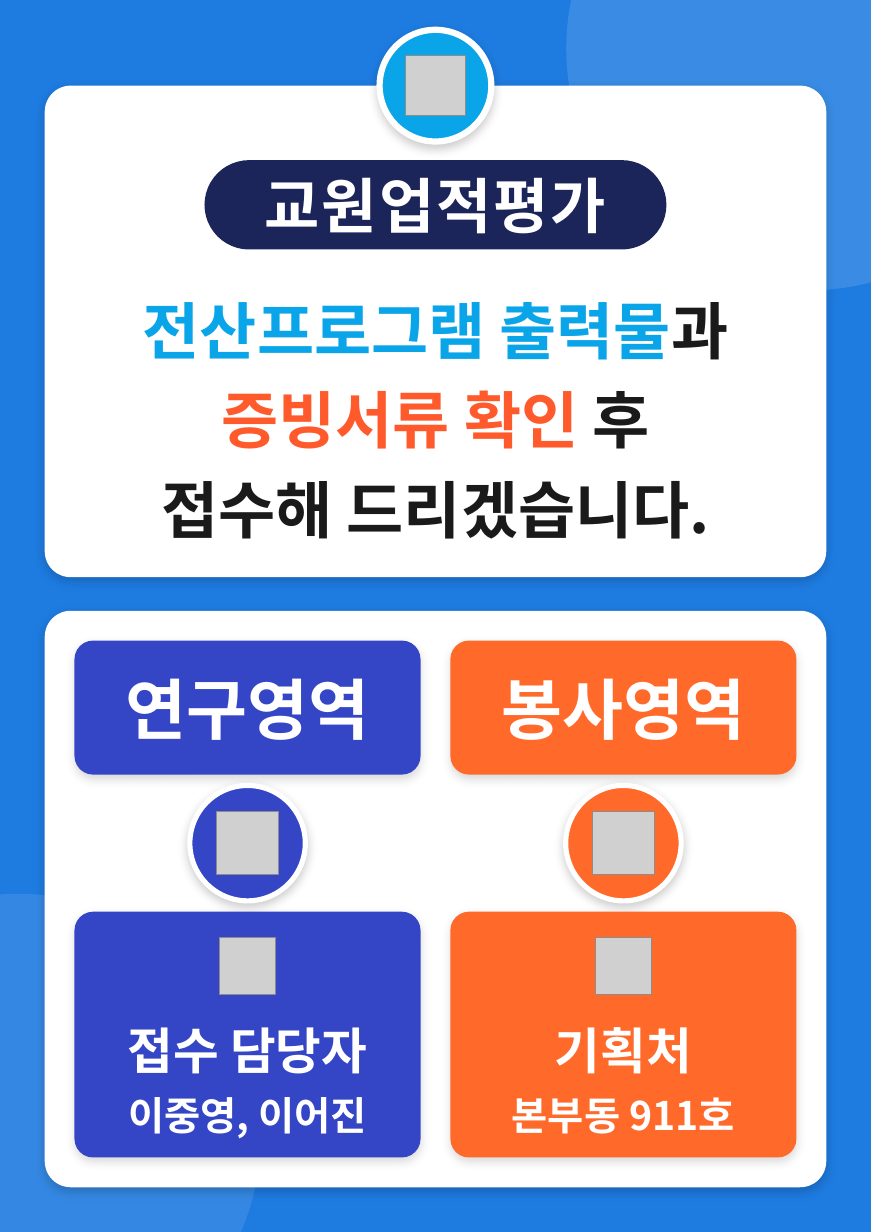
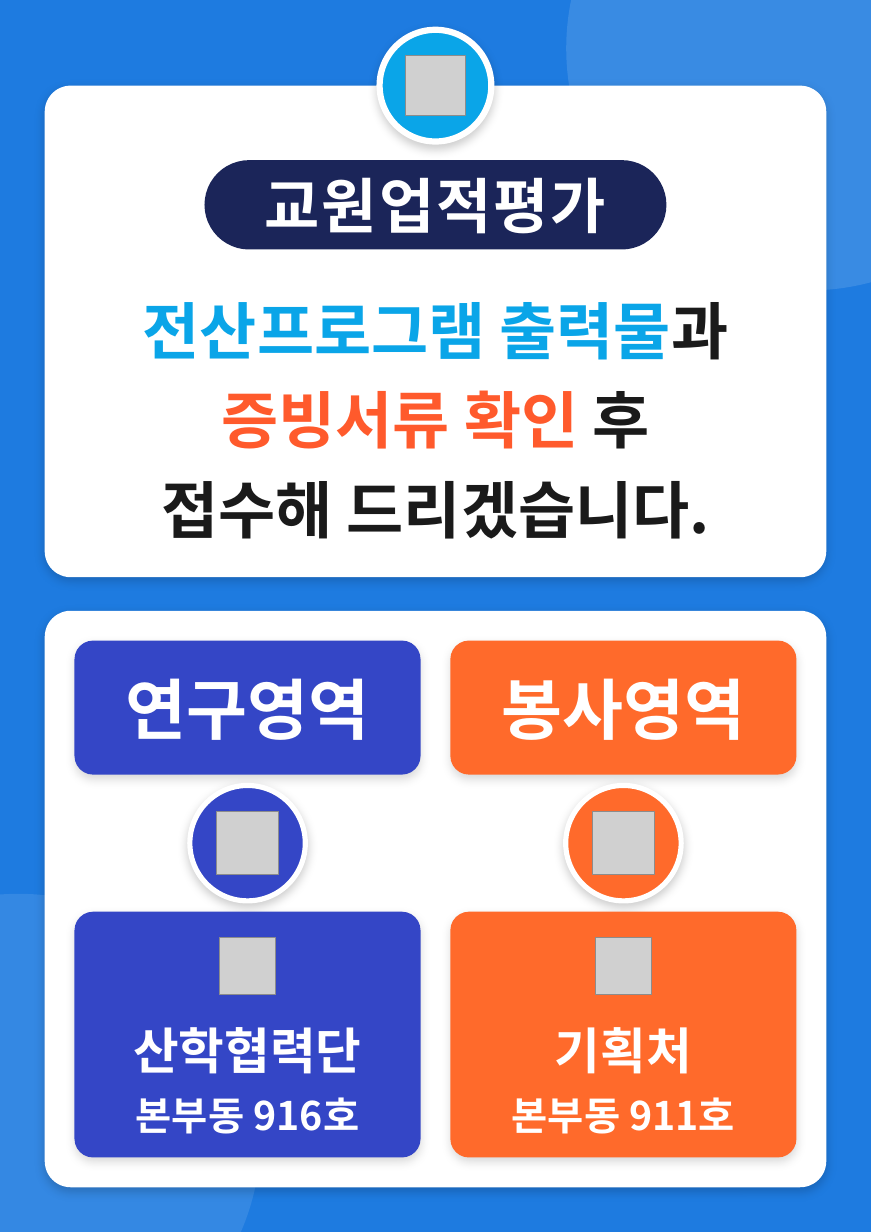
Before and after one commit to bmk0007-ui/bmk, a slide deck: slide 1 of poster/교원업적평가_접수안내_A3_시안A_블루카드.pptx. Drawn at 871x1232 pixels with LibreOffice and Linux fonts; fonts in the diff are those of the drawing; grey boxes stand for pictures. Boxes give left, top, right and bottom in pixels: in the first picture for what was removed or moved away, otherwise in the second. Text is boxed around its words. In the diff, an @@ line names an element or a change of style, - is before the commit and + after.

```diff
--- a/poster/교원업적평가_접수안내_A3_시안A_블루카드.pptx
+++ b/poster/교원업적평가_접수안내_A3_시안A_블루카드.pptx
@@ text at [133,1027,361,1134]: text changed @@
-접수 담당자
-이중영, 이어진
+산학협력단
+본부동 916호
```
Also in this commit, not shown: 11 other files.
